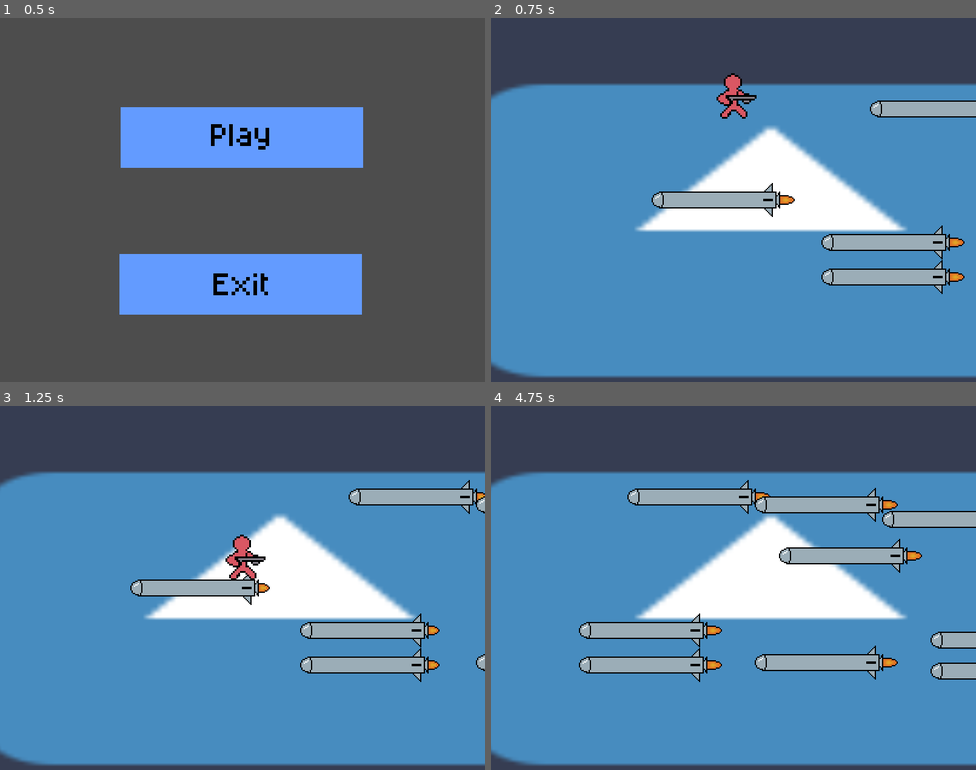
Above: before the commit, frames 1-4 (two rows, left to right).
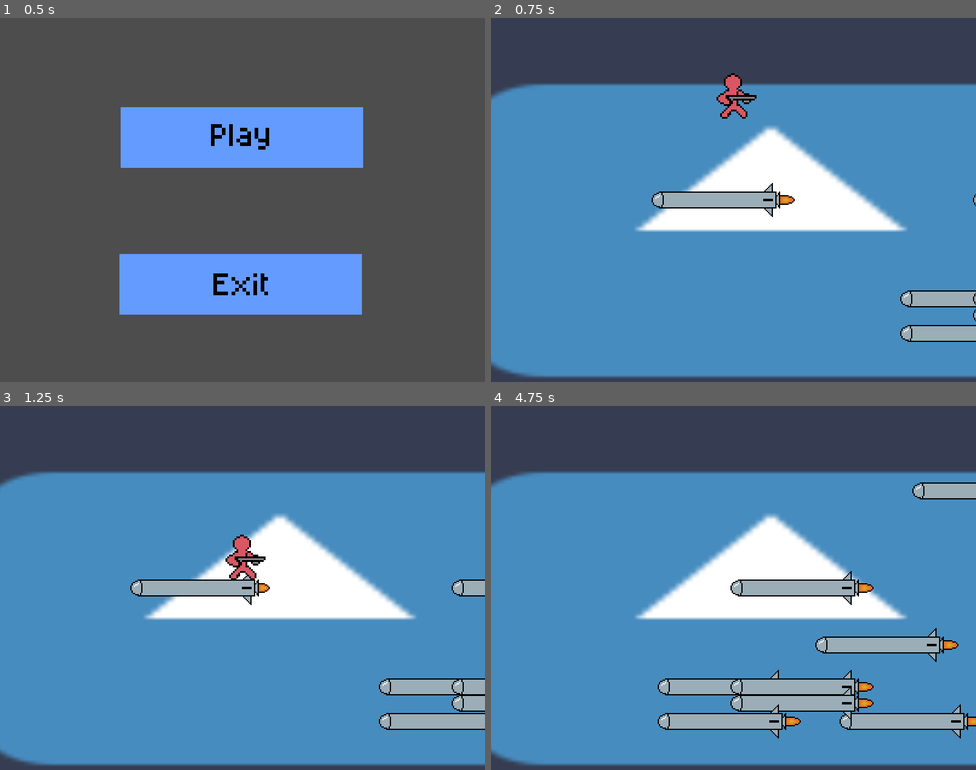
Above: after the commit, the same moments.

Repository: terminator0521/air-jumper
Game: Godot game, scene res://scenes/start_menu.tscn
Same seed, same stepped clock (60 frames per second), same inputs: the game is played once before the commit and once after it. The engine's default icon, where the game draws it, is replaced by a stand-in: a white triangle on a blue panel in a dark square.
Inputs (mouse positions are in pixels of both pictures, inside the frame that each line leads up to):
- Up to frame 1 (0.5 s): no input
- Up to frame 2 (0.75 s): click (733, 138) at 0.5 s
- Up to frame 3 (1.25 s): no input
- Up to frame 4 (4.75 s): hold Right 1.28-2.03 s; tap Z (jump) at 1.52, 2.27, 3.77, 4.52 s; hold Down (down) 2.03-2.78 s; hold Right 2.78-4.28 s; hold Left from 4.28 s (still down)

Frame 1 is identical in both runs. In frame 2, 5.1% of the frame differs, in the area x 68-100%, y 22-89%; in frame 3, 6.6%; in frame 4, 18%, in the area x 18-100%, y 20-92%.

Commit message:
add respawn rocket function when rocket is offscreen

Diff:
--- a/scenes/game.tscn
+++ b/scenes/game.tscn
@@ -4,6 +4,9 @@
 [ext_resource type="Script" uid="uid://dm0ix6e406opf" path="res://scripts/player.gd" id="1_yqjtg"]
 [ext_resource type="Script" uid="uid://dicbwt0fkte4u" path="res://scripts/platform_mgr.gd" id="2_iywne"]
 [ext_resource type="Texture2D" uid="uid://cbjqvrnjthtjc" path="res://textures/entities/player.png" id="2_lnu2h"]
+
+[sub_resource type="RectangleShape2D" id="RectangleShape2D_sfuul"]
+size = Vector2(800, 598)
 
 [sub_resource type="AtlasTexture" id="AtlasTexture_yqjtg"]
 atlas = ExtResource("2_lnu2h")
@@ -66,6 +69,13 @@
 [node name="Platforms" type="Node2D" parent="." unique_id=1139047990]
 script = ExtResource("2_iywne")
 
+[node name="PlatformResetTrigger" type="Area2D" parent="Platforms" unique_id=441137169]
+position = Vector2(-389, 2)
+
+[node name="CollisionShape2D" type="CollisionShape2D" parent="Platforms/PlatformResetTrigger" unique_id=682551370]
+position = Vector2(390, -2)
+shape = SubResource("RectangleShape2D_sfuul")
+
 [node name="Player" type="CharacterBody2D" parent="." unique_id=61970098]
 position = Vector2(-1, -179)
 floor_constant_speed = true
@@ -86,5 +96,6 @@
 
 [node name="Camera2D" type="Camera2D" parent="." unique_id=358191341]
 
+[connection signal="area_exited" from="Platforms/PlatformResetTrigger" to="Platforms" method="_on_platform_reset_trigger_area_exited"]
 [connection signal="area_entered" from="Player/Area2D" to="Player" method="_on_area_2d_area_entered"]
 [connection signal="area_exited" from="Player/Area2D" to="Player" method="_on_area_2d_area_exited"]
--- a/scripts/platform_mgr.gd
+++ b/scripts/platform_mgr.gd
@@ -3,27 +3,27 @@
 @export var _start_despawn_time: float = 3
 var _despawn_timer: float = 0
 
-const h_platform_offset = 250
+const h_platform_offset = 300
 var _start_platform
 const _ROCKET_SCENE = preload("res://objects/rocket_template.tscn")
-const _start_x = 400
-const _SPAWN_POS_Y: Array = [
-	-150,
-	70,
-	127,
-	-137,
-	-53,
-	123,
-	-113,
-	86,
-	137,
-	123,
-	-127,
-	120
+const _start_x = 450
+const _SPAWN_POS_Y: Array[float] = [
+	-160,
+	-120,
+	-80,
+	-40,
+	0,
+	40,
+	73,
+	94,
+	130,
+	163,
+	190,
+	220
 ]
-const _SPAWN_POS_X: Array = [
-	_start_x - 160,
-	_start_x - 120,
+const _SPAWN_POS_X: Array[float] = [
+	_start_x + 40,
+	_start_x + 80,
 	_start_x - 40,
 	_start_x - 80,
 	_start_x
@@ -38,15 +38,15 @@
 	add_child(_start_platform)
 
 	# all rockets
-	for i in range(9):
+	for i in range(12):
 		var platforms = _ROCKET_SCENE.instantiate()
 		platforms.set_id(i)
 		add_child(platforms)
 		_reset_rocket(i)
 
 	for i in range(3): # waves of rockets
-		for j in range(3 * i, 3 * i + 3): # rockets per wave
-			Game.rocket_reset.emit(j, Vector2(_SPAWN_POS_X.pick_random() + (h_platform_offset * i), _SPAWN_POS_Y[j]))
+		for j in range(3 * i, 3 * i + 4): # rockets per wave
+			Game.rocket_reset.emit(j, Vector2(_SPAWN_POS_X.pick_random() + (h_platform_offset * i), _SPAWN_POS_Y.pick_random()))
 
 # Called every frame. 'delta' is the elapsed time since the previous frame.
 func _process(delta: float) -> void:
@@ -70,3 +70,11 @@
 
 	Game.rocket_reset.emit(id, new_pos)
 	pass
+
+
+func _on_platform_reset_trigger_area_exited(area: Area2D) -> void:
+	if area.is_in_group("Platform"):
+		var id = area.get_parent().id
+		if id != null:
+			_reset_rocket(id)
+	pass # Replace with function body.
